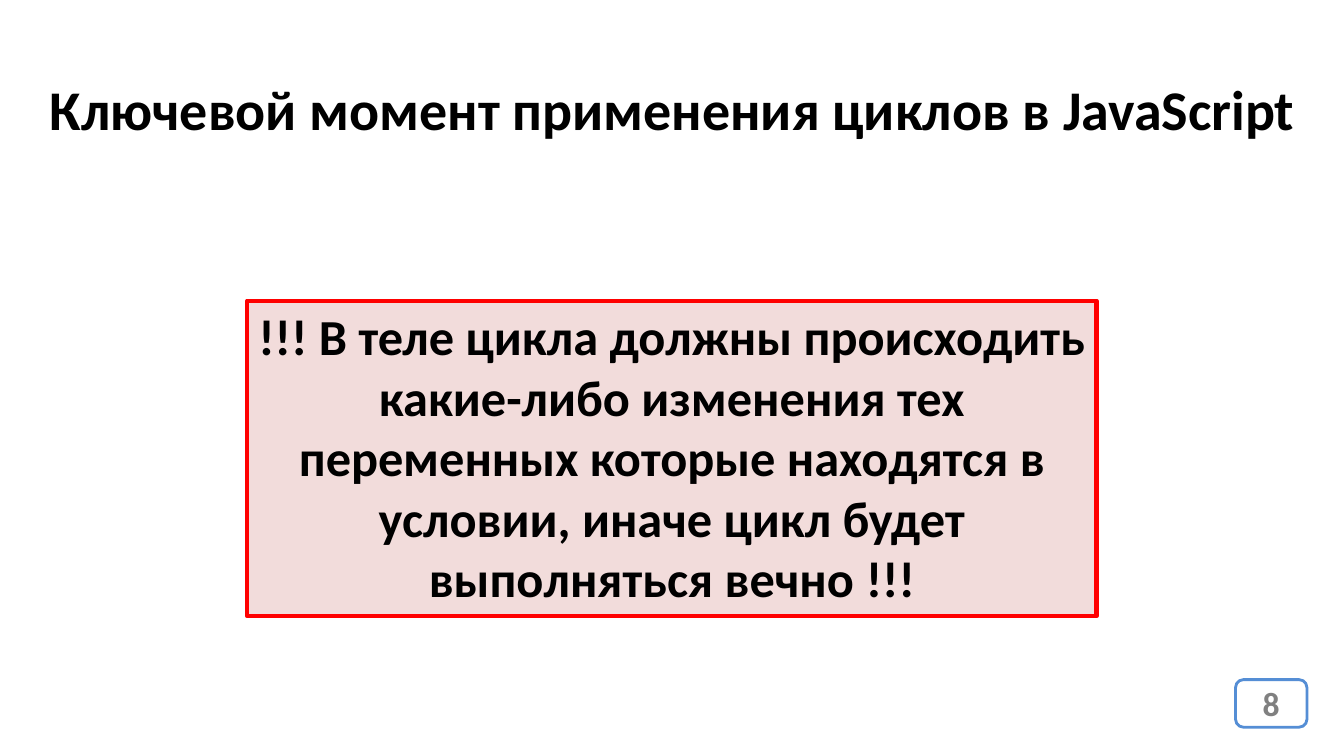
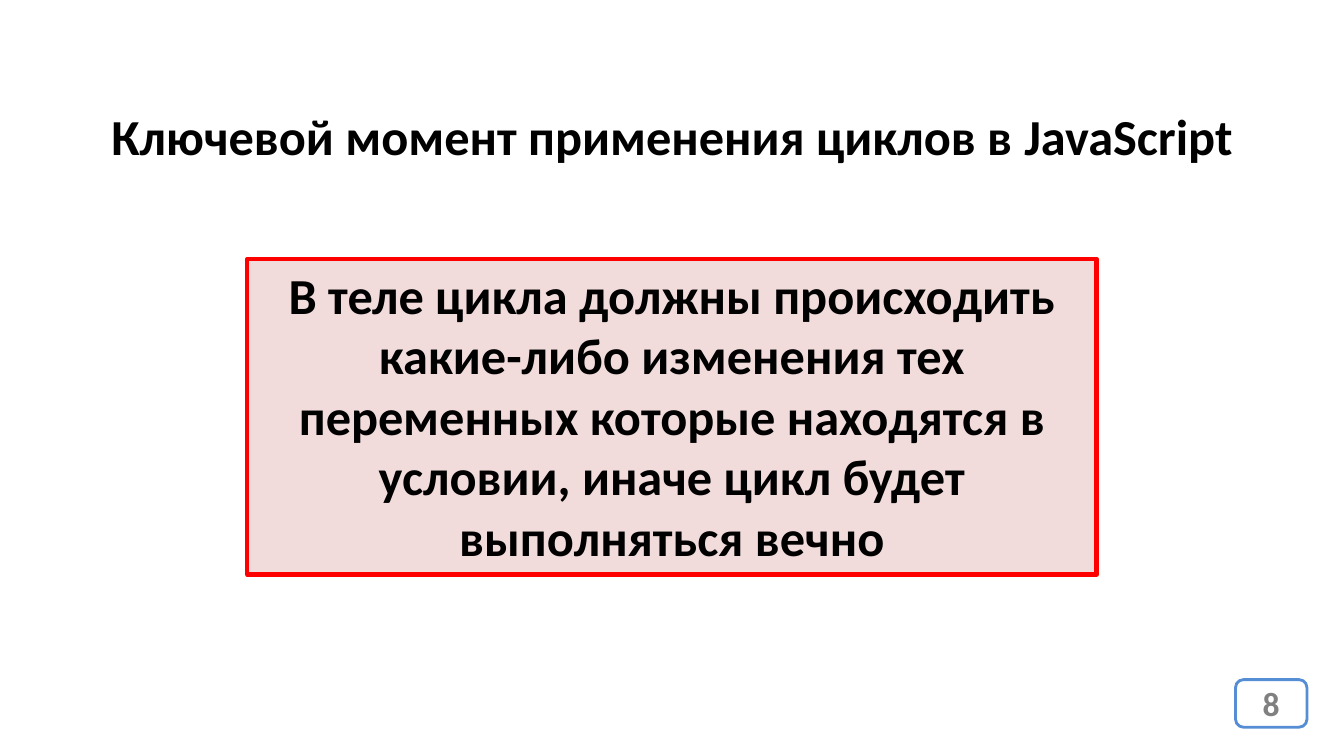
Before and after one commit to web40-ortdnipro/lesson20, a slide deck: slide 8 of lesson20.pptx. Drawn at 1344x756 pixels with LibreOffice and Linux fonts; fonts in the diff are those of the drawing. Boxes give left, top, right and bottom in pixels: in the first picture for what was removed or moved away, otherwise in the second. Text is boxed around its words. In the diff, an @@ line names an element or a change of style, - is before the commit and + after.

```diff
--- a/lesson20.pptx
+++ b/lesson20.pptx
@@ text "Ключевой момент применения циклов в ...": place and size @@
-text "Ключевой момент применения циклов в ..." at box(50, 90, 1294, 139)
+text "Ключевой момент применения циклов в ..." at box(111, 119, 1232, 163)
@@ text "Ключевой момент применения циклов в ..." at box(111, 119, 1232, 163): size 40 to 36 pt @@
@@ rectangle "В теле цикла должны происходить ...": place and size @@
-rectangle "В теле цикла должны происходить ..." at box(247, 300, 1097, 616)
+rectangle "В теле цикла должны происходить ..." at box(247, 259, 1097, 575)
@@ text in rectangle at box(289, 281, 1054, 557): text changed @@
-!!! В теле цикла должны происходить какие-либо изменения тех переменных которые находятся в условии, иначе цикл будет выполняться вечно !!!
+В теле цикла должны происходить какие-либо изменения тех переменных которые находятся в условии, иначе цикл будет выполняться вечно
```
Also in this commit, not shown: 1 other file.
